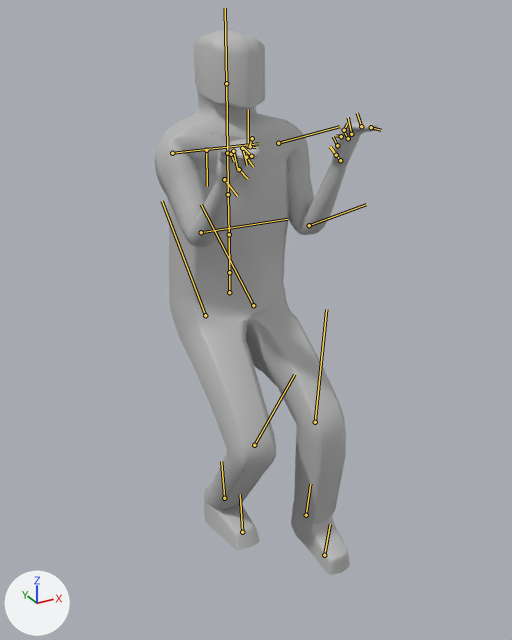
An edit to the FBX model art_assets/Char/Char.fbx, drawn before and after from the same camera.
Both versions are drawn from a 50 mm camera at (-0.284, -0.568, 0.585) aimed at (0.004, -0.044, 0.323). Lighting does not change. The marker at lower left points along +X, +Y and +Z. Both versions are drawn at frame 191 of the action 'Take 001'; the numbers are the values there. The bones that bend it are drawn over the model as lines.

The first picture shows 'Person1'.
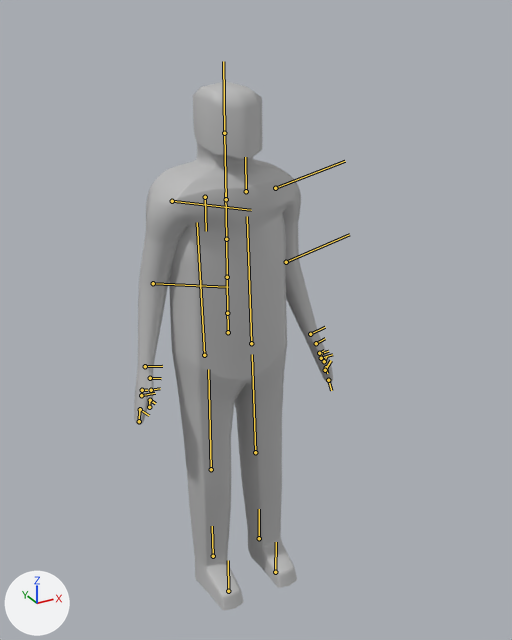
Location of each change, [x1, y1, x2, y2] in pixels of the pictures (512 x 640 px):
'Person1', posed (11% narrower): before [155, 29, 378, 575]; after [134, 82, 333, 610]
bone 'Person_Hips', root to tip: before (229, 292) to (229, 264); after (228, 332) to (227, 305)
bone 'Person_LeftUpLeg', root to tip: before (253, 305) to (201, 204); after (251, 343) to (247, 216)
bone 'Person_LeftLeg', root to tip: before (315, 422) to (326, 309); after (255, 452) to (252, 354)
bone 'Person_RightUpLeg', root to tip: before (205, 315) to (162, 201); after (204, 355) to (197, 222)
bone 'Person_RightLeg', root to tip: before (254, 445) to (294, 374); after (211, 469) to (208, 369)
bone 'Person_RightFoot', root to tip: before (224, 498) to (221, 461); after (213, 556) to (212, 526)
bone 'Person_LeftArm', root to tip: before (278, 143) to (339, 126); after (275, 188) to (345, 161)
bone 'Person_LeftForeArm', root to tip: before (309, 225) to (366, 204); after (286, 262) to (349, 234)
bone 'Person_LeftHand', root to tip: before (340, 160) to (330, 146); after (310, 334) to (325, 327)
bone 'Person_LeftHandMiddle1', root to tip: before (348, 138) to (345, 133); after (319, 353) to (324, 350)
bone 'Person_LeftHandMiddle2', root to tip: before (351, 134) to (348, 117); after (321, 358) to (332, 354)
bone 'Person_LeftHandMiddle3', root to tip: before (361, 126) to (357, 113); after (325, 370) to (331, 360)
bone 'Person_RightArm', root to tip: before (172, 153) to (258, 143); after (172, 201) to (251, 210)
bone 'Person_RightForeArm', root to tip: before (201, 232) to (287, 219); after (153, 283) to (228, 287)
bone 'Person_RightHand', root to tip: before (224, 179) to (237, 196); after (145, 366) to (162, 366)
bone 'Person_RightHandMiddle1', root to tip: before (231, 154) to (234, 161); after (142, 390) to (147, 390)
bone 'Person_RightHandMiddle2', root to tip: before (233, 151) to (238, 170); after (141, 395) to (155, 393)
bone 'Person_RightHandMiddle3', root to tip: before (242, 148) to (247, 165); after (140, 409) to (149, 415)

The change, as a diff of the scene's bpy script:
```diff
--- a/art_assets/Char/Char.fbx.py
+++ b/art_assets/Char/Char.fbx.py
@@ bone_person_hips @@
 bone_person_hips = bpy.data.objects['Person_Reference'].pose.bones['Person_Hips']
-bone_person_hips.location = (0.0, 4.1, 0.0)
+bone_person_hips.location = (-0.3, 0.0, 0.0)
@@ bone_person_leftupleg @@
 bone_person_leftupleg = bpy.data.objects['Person_Reference'].pose.bones['Person_LeftUpLeg']  # child of 'Person_Hips'
-bone_person_leftupleg.rotation_quaternion = (0.891, -0.453, 0.0, 0.023)  # degrees (-54, 1, 2)
+bone_person_leftupleg.rotation_quaternion = (1.0, 0.0, 0.0, 0.018)  # degrees (0, 0, 2)
@@ bone_person_leftleg @@
 bone_person_leftleg = bpy.data.objects['Person_Reference'].pose.bones['Person_LeftLeg']  # child of 'Person_LeftUpLeg'
-bone_person_leftleg.rotation_quaternion = (0.859, 0.513, -0.006, -0.004)  # degrees (62, 0, -1)
+bone_person_leftleg.rotation_quaternion = (1.0, 0.0, 0.0, 0.0)  # degrees (0, 0, 0)
@@ bone_person_rightupleg @@
 bone_person_rightupleg = bpy.data.objects['Person_Reference'].pose.bones['Person_RightUpLeg']  # child of 'Person_Hips'
-bone_person_rightupleg.rotation_quaternion = (0.916, -0.4, 0.0, 0.0)  # degrees (-47, 0, 0)
+bone_person_rightupleg.rotation_quaternion = (1.0, -0.016, 0.0, 0.005)  # degrees (-2, 0, 1)
@@ bone_person_rightleg @@
 bone_person_rightleg = bpy.data.objects['Person_Reference'].pose.bones['Person_RightLeg']  # child of 'Person_RightUpLeg'
-bone_person_rightleg.rotation_quaternion = (0.769, 0.64, 0.0, 0.0)  # degrees (80, 0, 0)
+bone_person_rightleg.rotation_quaternion = (0.999, 0.034, 0.0, 0.0)  # degrees (4, 0, 0)
@@ bone_person_rightfoot @@
 bone_person_rightfoot = bpy.data.objects['Person_Reference'].pose.bones['Person_RightFoot']  # child of 'Person_RightLeg'
-bone_person_rightfoot.rotation_quaternion = (0.944, -0.33, 0.0, 0.0)  # degrees (-39, 0, 0)
+bone_person_rightfoot.rotation_quaternion = (1.0, -0.018, 0.0, -0.005)  # degrees (-2, 0, -1)
@@ bone_person_leftarm @@
 bone_person_leftarm = bpy.data.objects['Person_Reference'].pose.bones['Person_LeftArm']  # child of 'Person_LeftShoulder'
-bone_person_leftarm.rotation_quaternion = (0.731, -0.223, -0.1, -0.638)  # degrees (-13, -26, -79)
+bone_person_leftarm.rotation_quaternion = (0.78, 0.026, 0.036, -0.625)  # degrees (0, 5, -77)
@@ bone_person_leftforearm @@
 bone_person_leftforearm = bpy.data.objects['Person_Reference'].pose.bones['Person_LeftForeArm']  # child of 'Person_LeftArm'
-bone_person_leftforearm.rotation_quaternion = (0.488, 0.0, -0.873, 0.0)  # degrees (0, -122, 0)
+bone_person_leftforearm.rotation_quaternion = (0.98, 0.0, -0.198, 0.0)  # degrees (0, -23, 0)
@@ bone_person_lefthand @@
 bone_person_lefthand = bpy.data.objects['Person_Reference'].pose.bones['Person_LeftHand']  # child of 'Person_LeftForeArm'
-bone_person_lefthand.rotation_quaternion = (0.776, 0.631, 0.004, 0.0)  # degrees (78, 0, 0)
+bone_person_lefthand.rotation_quaternion = (1.0, 0.0, 0.0, 0.0)  # degrees (0, 0, 0)
@@ bone_person_lefthandmiddle1 @@
 bone_person_lefthandmiddle1 = bpy.data.objects['Person_Reference'].pose.bones['Person_LeftHandMiddle1']  # child of 'Person_LeftHand'
-bone_person_lefthandmiddle1.rotation_quaternion = (0.993, 0.004, 0.018, -0.115)  # degrees (0, 2, -13)
+bone_person_lefthandmiddle1.rotation_quaternion = (1.0, 0.0, 0.0, 0.0)  # degrees (0, 0, 0)
@@ bone_person_lefthandmiddle2 @@
 bone_person_lefthandmiddle2 = bpy.data.objects['Person_Reference'].pose.bones['Person_LeftHandMiddle2']  # child of 'Person_LeftHandMiddle1'
-bone_person_lefthandmiddle2.rotation_quaternion = (0.995, 0.0, 0.0, -0.1)  # degrees (0, 0, -12)
+bone_person_lefthandmiddle2.rotation_quaternion = (1.0, 0.0, 0.0, 0.0)  # degrees (0, 0, 0)
@@ bone_person_lefthandmiddle3 @@
 bone_person_lefthandmiddle3 = bpy.data.objects['Person_Reference'].pose.bones['Person_LeftHandMiddle3']  # child of 'Person_LeftHandMiddle2'
-bone_person_lefthandmiddle3.rotation_quaternion = (0.964, -0.001, 0.0, -0.267)  # degrees (0, 0, -31)
+bone_person_lefthandmiddle3.rotation_quaternion = (1.0, 0.0, 0.0, 0.0)  # degrees (0, 0, 0)
@@ bone_person_rightarm @@
 bone_person_rightarm = bpy.data.objects['Person_Reference'].pose.bones['Person_RightArm']  # child of 'Person_RightShoulder'
-bone_person_rightarm.rotation_quaternion = (0.647, -0.315, -0.258, -0.645)  # degrees (-6, -48, -87)
+bone_person_rightarm.rotation_quaternion = (0.78, 0.047, 0.059, -0.621)  # degrees (0, 9, -77)
@@ bone_person_rightforearm @@
 bone_person_rightforearm = bpy.data.objects['Person_Reference'].pose.bones['Person_RightForeArm']  # child of 'Person_RightArm'
-bone_person_rightforearm.rotation_quaternion = (0.729, 0.0, -0.684, 0.0)  # degrees (0, -86, 0)
+bone_person_rightforearm.rotation_quaternion = (0.988, 0.0, -0.152, 0.0)  # degrees (0, -17, 0)
@@ bone_person_righthand @@
 bone_person_righthand = bpy.data.objects['Person_Reference'].pose.bones['Person_RightHand']  # child of 'Person_RightForeArm'
-bone_person_righthand.rotation_quaternion = (0.77, 0.625, -0.105, 0.07)  # degrees (78, -14, -1)
+bone_person_righthand.rotation_quaternion = (1.0, 0.0, 0.0, 0.0)  # degrees (0, 0, 0)
@@ bone_person_righthandmiddle1 @@
 bone_person_righthandmiddle1 = bpy.data.objects['Person_Reference'].pose.bones['Person_RightHandMiddle1']  # child of 'Person_RightHand'
-bone_person_righthandmiddle1.rotation_quaternion = (0.969, 0.012, 0.048, -0.242)  # degrees (0, 6, -28)
+bone_person_righthandmiddle1.rotation_quaternion = (1.0, 0.0, 0.0, 0.0)  # degrees (0, 0, 0)
@@ bone_person_righthandmiddle2 @@
 bone_person_righthandmiddle2 = bpy.data.objects['Person_Reference'].pose.bones['Person_RightHandMiddle2']  # child of 'Person_RightHandMiddle1'
-bone_person_righthandmiddle2.rotation_quaternion = (0.993, 0.0, 0.0, -0.117)  # degrees (0, 0, -13)
+bone_person_righthandmiddle2.rotation_quaternion = (1.0, 0.0, 0.0, 0.0)  # degrees (0, 0, 0)
@@ bone_person_righthandmiddle3 @@
 bone_person_righthandmiddle3 = bpy.data.objects['Person_Reference'].pose.bones['Person_RightHandMiddle3']  # child of 'Person_RightHandMiddle2'
-bone_person_righthandmiddle3.rotation_quaternion = (0.951, -0.001, 0.0, -0.31)  # degrees (0, 0, -36)
+bone_person_righthandmiddle3.rotation_quaternion = (1.0, 0.0, 0.0, 0.0)  # degrees (0, 0, 0)
```
